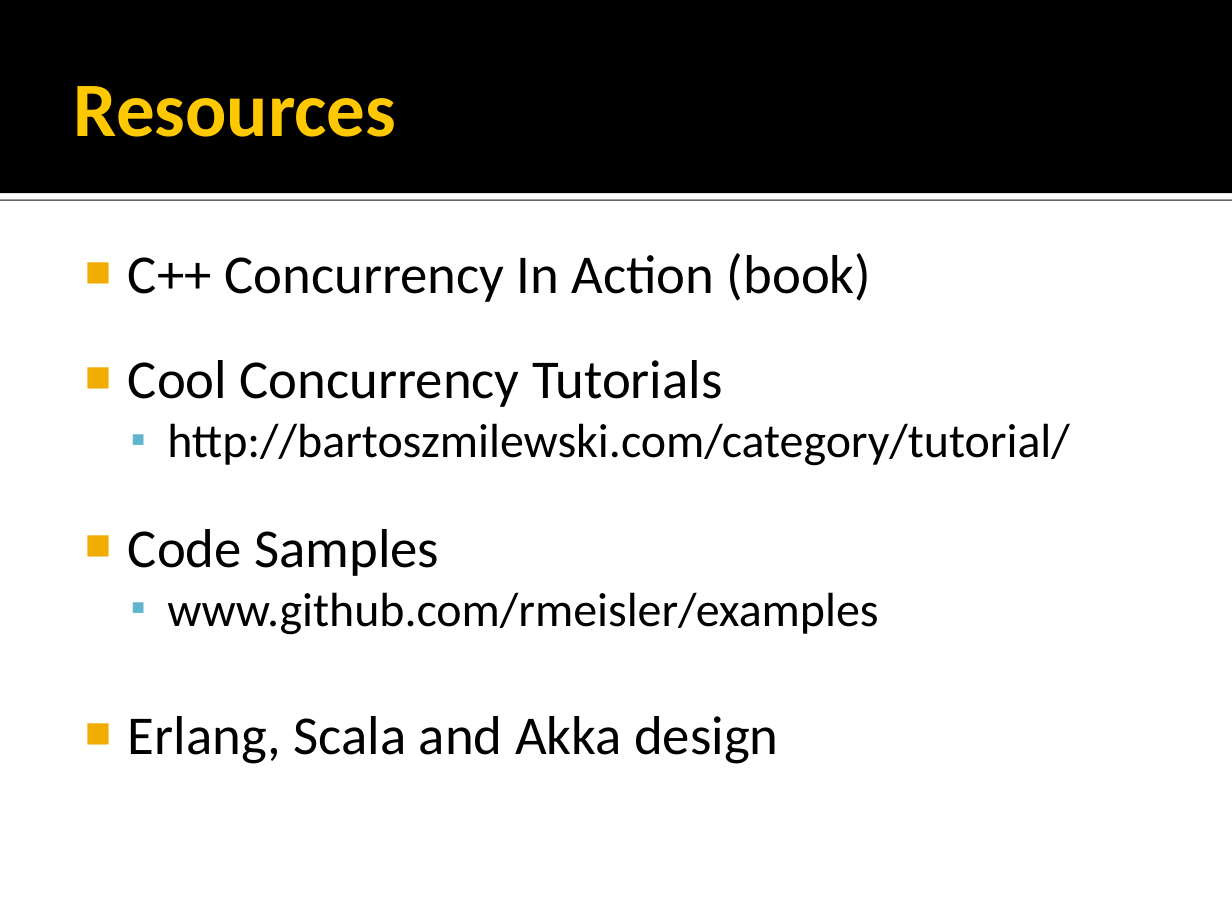
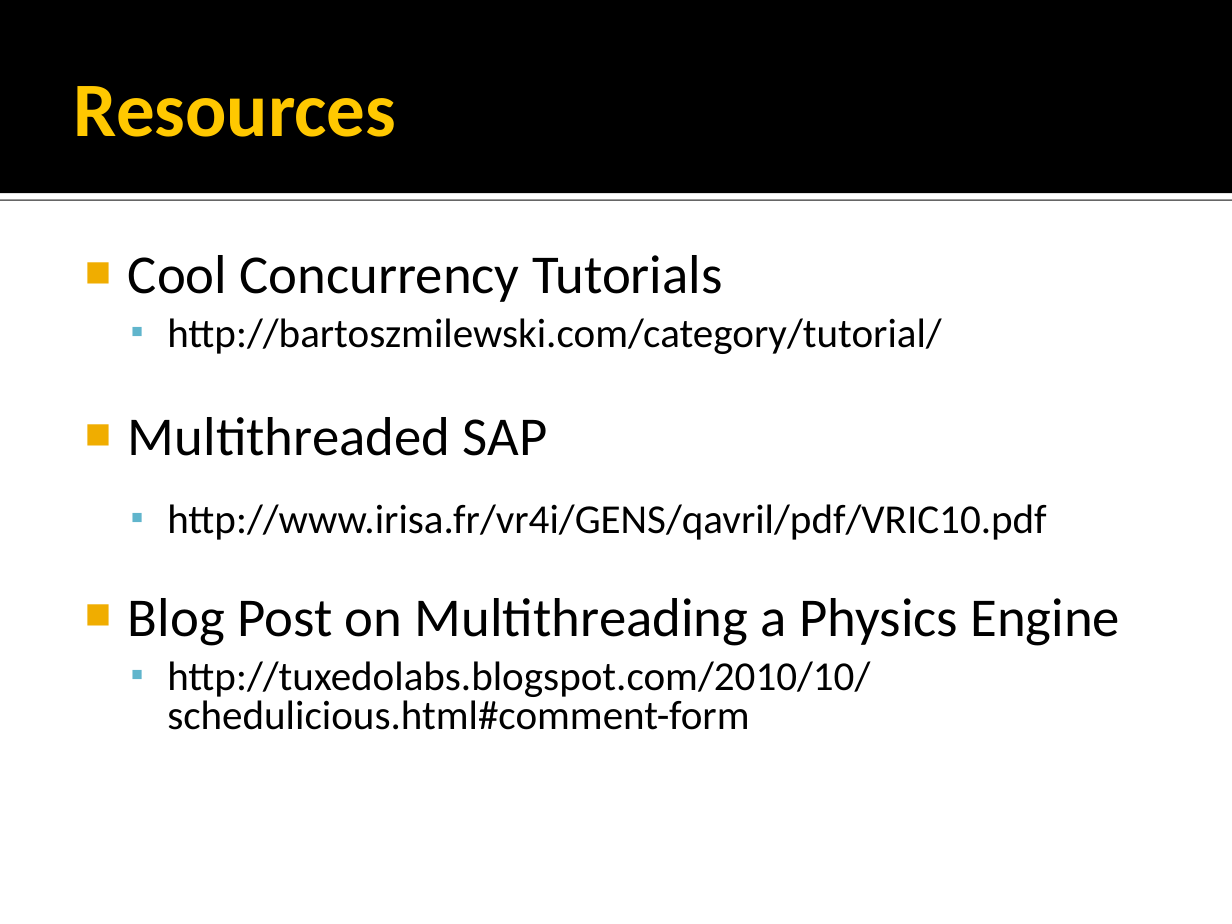
Before and after one commit to rmeisler/example_code, a slide deck: slide 52 of Concurrency Strategies.ppt (slide 48 before the commit). Drawn at 1232x924 pixels with LibreOffice and Linux fonts; fonts in the diff are those of the drawing; background and template pictures are left out. Boxes give left, top, right and bottom in pixels: in the first picture for what was removed or moved away, otherwise in the second. Text is boxed around its words. In the diff, an @@ line names an element or a change of style, - is before the commit and + after.

```diff
--- a/Concurrency Strategies.ppt
+++ b/Concurrency Strategies.ppt
@@ text at (128, 253, 872, 302): paragraph removed @@
-■ C++ Concurrency In Action (book)
@@ text at (167, 318, 942, 354): size 28 to 24 pt in "http://bartoszmilewski.com/category/tutorial/" @@
@@ text at (128, 417, 1120, 730): text changed; size 32 to 24 pt @@
-■ Code Samples
-  ▪ www.github.com/rmeisler/examples
-■ Erlang, Scala and Akka design
+■ Multithreaded SAP
+  ▪ http://www.irisa.fr/vr4i/GENS/qavril/pdf/VRIC10.pdf
+■ Blog Post on Multithreading a Physics Engine
+  ▪ http://tuxedolabs.blogspot.com/2010/10/schedulicious.html#comment-form
```
Also in this commit, not shown: 29 other slides changed, 18 slides added, 14 slides removed, 1 other file.
